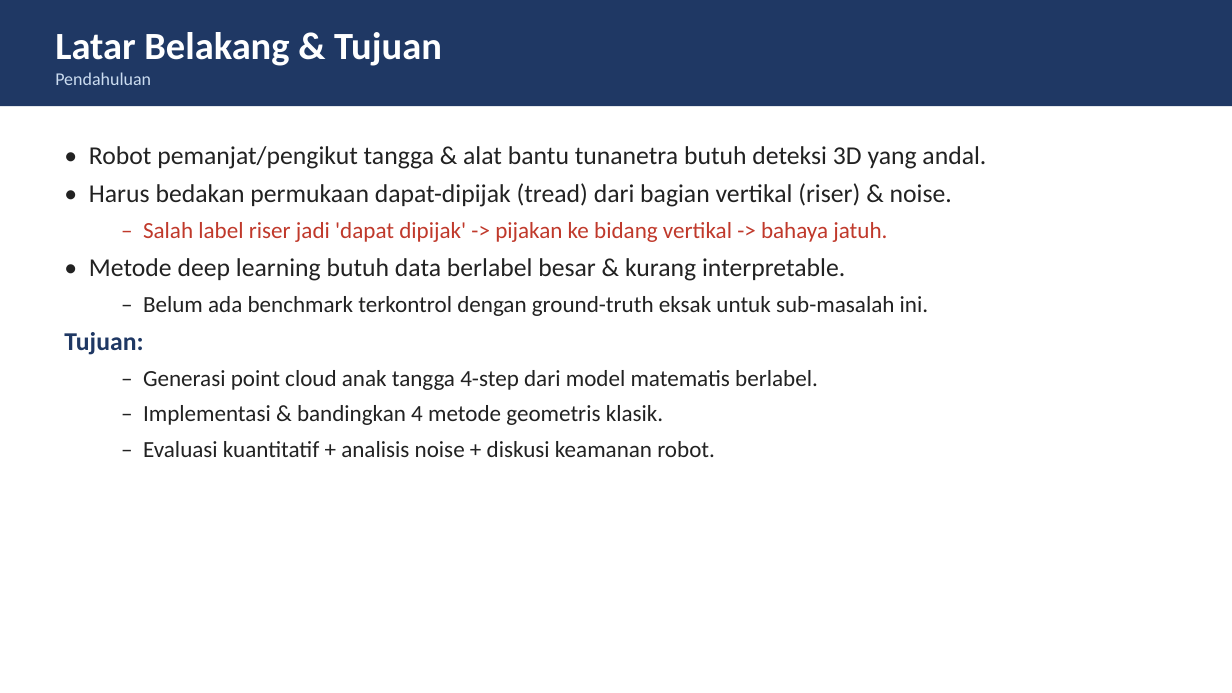
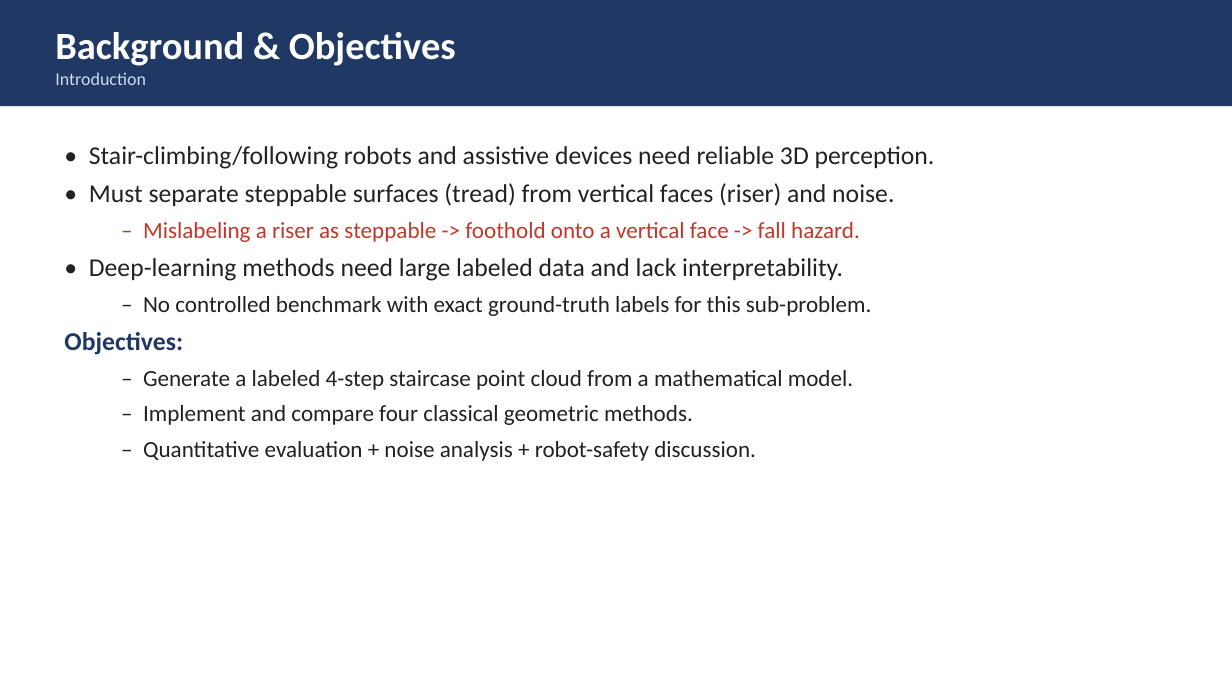
Before and after one commit to riyadh-gif/UAS-citraPraktikum-PakNando, a slide deck: slide 2 of slides/presentasi.pptx. Drawn at 1232x693 pixels with LibreOffice and Linux fonts; fonts in the diff are those of the drawing. Boxes give left, top, right and bottom in pixels: in the first picture for what was removed or moved away, otherwise in the second. Text is boxed around its words. In the diff, an @@ line names an element or a change of style, - is before the commit and + after.

```diff
--- a/slides/presentasi.pptx
+++ b/slides/presentasi.pptx
@@ text at (x1=55, y1=32, x2=456, y2=85): text changed @@
-Latar Belakang & Tujuan
-Pendahuluan
+Background & Objectives
+Introduction
@@ text at (x1=64, y1=146, x2=935, y2=461): text changed @@
-• Robot pemanjat/pengikut tangga & alat bantu tunanetra butuh deteksi 3D yang andal.
-• Harus bedakan permukaan dapat-dipijak (tread) dari bagian vertikal (riser) & noise.
-  – Salah label riser jadi 'dapat dipijak' -> pijakan ke bidang vertikal -> bahaya jatuh.
-• Metode deep learning butuh data berlabel besar & kurang interpretable.
-  – Belum ada benchmark terkontrol dengan ground-truth eksak untuk sub-masalah ini.
-Tujuan:
-  – Generasi point cloud anak tangga 4-step dari model matematis berlabel.
-  – Implementasi & bandingkan 4 metode geometris klasik.
-  – Evaluasi kuantitatif + analisis noise + diskusi keamanan robot.
+• Stair-climbing/following robots and assistive devices need reliable 3D perception.
+• Must separate steppable surfaces (tread) from vertical faces (riser) and noise.
+  – Mislabeling a riser as steppable -> foothold onto a vertical face -> fall hazard.
+• Deep-learning methods need large labeled data and lack interpretability.
+  – No controlled benchmark with exact ground-truth labels for this sub-problem.
+Objectives:
+  – Generate a labeled 4-step staircase point cloud from a mathematical model.
+  – Implement and compare four classical geometric methods.
+  – Quantitative evaluation + noise analysis + robot-safety discussion.
```
Also in this commit, not shown: 8 other slides changed, 2 other files.
